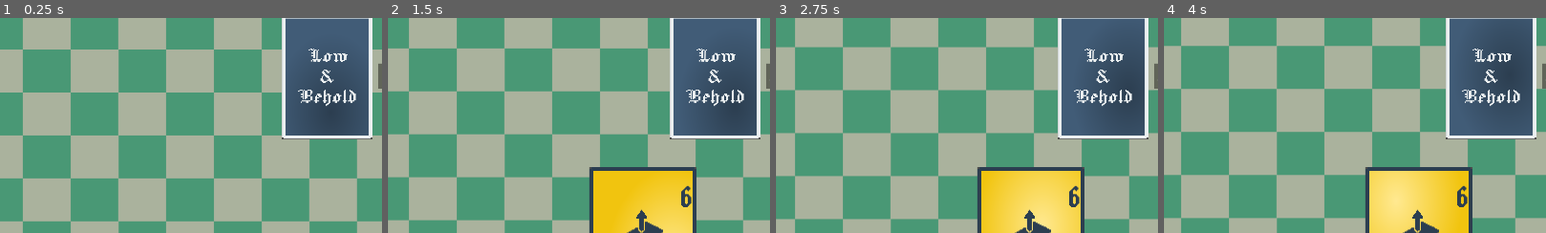
Above: before the commit, frames 1-4 (left to right).
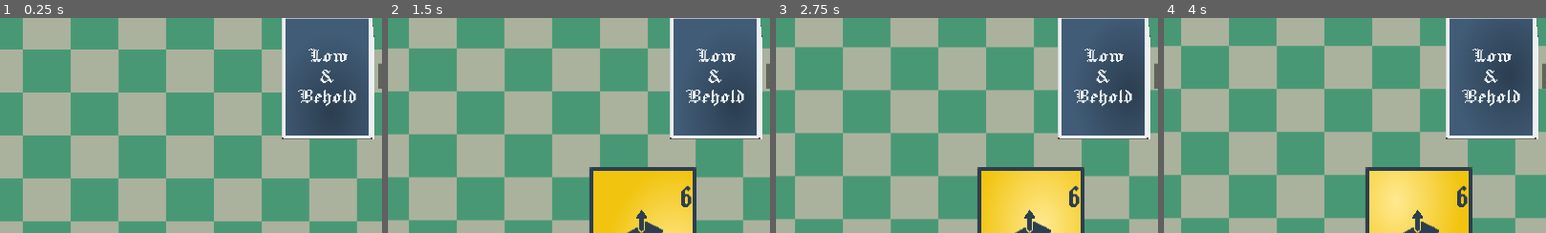
Above: after the commit, the same moments.

Repository: thomisfrank/low_and_behold
Game: Godot game, scene res://scenes/main.tscn
Same seed, same stepped clock (60 frames per second), same inputs: the game is played once before the commit and once after it.
Inputs (mouse positions are % of the whole screen's width and height, from its top left):
- Up to frame 1 (0.25 s): no input
- Up to frame 2 (1.5 s): move the mouse to (54, 56) at 0.52 s; click (54, 56) at 0.67 s; move the mouse to (30, 55) at 1.27 s; click (30, 55) at 1.42 s
- Up to frame 3 (2.75 s): tap Enter at 2 s; move the mouse to (60, 28) at 2.02 s; click (60, 28) at 2.17 s
- Up to frame 4 (4 s): tap Space at 2.75 s; move the mouse to (45, 70) at 2.77 s; click (45, 70) at 2.92 s; tap Enter at 3.5 s; move the mouse to (80, 65) at 3.52 s; click (80, 65) at 3.67 s
The pictures show only the part of the screen within x 10-60%, y 43-93%; the shares and areas given below are measured in that part.

The runs differ from the first frame. In frame 1, 0.3% of the frame differs, in the area x 97-98%, y 3-57%; in frame 2, 0.3%; in frame 3, 0.3%; in frame 4, 0.3%.

Commit message:
Fix deck stack offset positioning
- Fixed cards.tscn to use position-based layout instead of anchors
- Fixed deck.tscn StackLayer nodes to not use anchor positioning
- Added both horizontal and vertical stack offset for realistic stacking
- Signal emission now works correctly with signal.emit() syntax
- Stack positioning debug output shows correct values

Diff:
--- a/scenes/cards.tscn
+++ b/scenes/cards.tscn
@@ -19,13 +19,8 @@
 
 [node name="cards" type="SubViewportContainer"]
 custom_minimum_size = Vector2(540, 740)
-anchors_preset = -1
-anchor_right = 0.28125
-anchor_bottom = 0.6851852
-offset_right = -500.0
-offset_bottom = -700.0
+anchors_preset = 0
 script = ExtResource("1_ucp30")
-metadata/_edit_use_anchors_ = true
 
 [node name="CardsViewport" type="SubViewport" parent="."]
 handle_input_locally = false
--- a/scenes/deck.tscn
+++ b/scenes/deck.tscn
@@ -47,35 +47,27 @@
 
 [node name="StackLayer3" parent="DeckViewport/DeckControl/StackLayers" instance=ExtResource("1")]
 layout_mode = 0
-anchors_preset = 0
-anchor_right = 1.0
-anchor_bottom = 1.0
-offset_right = 0.0
-offset_bottom = 0.0
+offset_right = 540.0
+offset_bottom = 740.0
+metadata/_edit_use_anchors_ = true
 
 [node name="StackLayer2" parent="DeckViewport/DeckControl/StackLayers" instance=ExtResource("1")]
 layout_mode = 0
-anchors_preset = 0
-anchor_right = 1.0
-anchor_bottom = 1.0
-offset_right = 0.0
-offset_bottom = 0.0
+offset_right = 540.0
+offset_bottom = 740.0
+metadata/_edit_use_anchors_ = true
 
 [node name="StackLayer1" parent="DeckViewport/DeckControl/StackLayers" instance=ExtResource("1")]
 layout_mode = 0
-anchors_preset = 0
-anchor_right = 1.0
-anchor_bottom = 1.0
-offset_right = 0.0
-offset_bottom = 0.0
+offset_right = 540.0
+offset_bottom = 740.0
+metadata/_edit_use_anchors_ = true
 
 [node name="TopCard" parent="DeckViewport/DeckControl" instance=ExtResource("1")]
 layout_mode = 0
-anchors_preset = 0
 anchor_right = 2.7
 anchor_bottom = 2.642857
-offset_right = 0.0
-offset_bottom = 0.0
+metadata/_edit_use_anchors_ = true
 
 [node name="CardCount" type="AspectRatioContainer" parent="DeckViewport/DeckControl"]
 layout_mode = 1
--- a/scripts/Deck.gd
+++ b/scripts/Deck.gd
@@ -9,7 +9,8 @@
 @onready var count_label: Label = $DeckViewport/DeckControl/CardCount/CardCountLabel
 
 @export var initial_count: int = 48
-@export var stack_offset: int = 25  # Vertical offset between stacked cards (increased for better visibility when scaled)
+@export var stack_offset: int = 60  # Vertical offset between stacked cards
+@export var stack_x_offset: int = 8  # Small horizontal offset for realistic stacking
 @export_enum("TwoSwap", "TwoDraw", "FourSwap", "FourDraw", "SixSwap", "SixDraw", "EightSwap", "EightDraw", "TenSwap", "TenDraw", "CardBack") var top_card_key: String = "CardBack"
 
 var _count: int = 0
@@ -48,13 +49,18 @@
 	# Create three stacked cards with proper z-indexing and offset
 	for i in range(3):
 		var card = CardScene.instantiate()
-		card.name = "StackLayer%d" % (i + 1)
-		var offset_pos = Vector2(0, i * stack_offset)
-		card.position = offset_pos  # Each card offset below previous
+		var layer_name = "StackLayer%d" % (i + 1)
+		card.name = layer_name
+		# Use both horizontal and vertical offset for realistic stacking (like your Figma mock)
+		var offset_pos = Vector2(i * stack_x_offset, i * stack_offset)
+
+		# Set position directly (scene file now uses position-based layout)
+		card.position = offset_pos
+
 		# Set z-index so bottom cards render behind top cards
 		card.z_index = -(i + 1) * 10  # Bottom card has lowest z-index
 
-		print("[Deck] Creating ", card.name, " at position: ", offset_pos, " with z_index: ", card.z_index)
+		print("[Deck] Creating ", layer_name, " at position: ", offset_pos, " with z_index: ", card.z_index)
 
 		# Ensure stack cards don't block mouse input (SubViewportContainer structure)
 		if card is Control:
@@ -66,8 +72,8 @@
 		stack_layers.add_child(card)
 		card.call_deferred("display", card_back_data)
 
-		# Debug: Check actual position after adding to scene
-		call_deferred("_debug_card_position", card)
+		# Debug: Check actual position and size after adding to scene
+		call_deferred("_debug_card_info", card, layer_name)
 
 	# Set up the top card (draw card)
 	if top_card:
@@ -75,7 +81,11 @@
 	var top = CardScene.instantiate()
 	top.name = "TopCard"
 	top.z_index = 10  # Highest z-index to appear above stack
-	# Allow clicks to pass through to the deck (SubViewportContainer structure)
+
+	# Set position for top card (scene file now uses position-based layout)
+	top.position = Vector2.ZERO  # Centered
+
+	# Configure input handling
 	if top is Control:
 		(top as Control).mouse_filter = Control.MOUSE_FILTER_IGNORE
 		# Also disable input on the SubViewport inside
@@ -83,7 +93,6 @@
 		if top_subviewport and top_subviewport is SubViewport:
 			top_subviewport.gui_disable_input = true
 	add_child(top)
-	top.position = Vector2.ZERO  # Centered
 
 	# Use the selected top card from the dropdown
 	var top_card_data = _load_card_resource(top_card_key)
@@ -91,6 +100,11 @@
 	top_card = top
 
 	print("[Deck] Setup complete, top_card_key=", top_card_key)
+
+	# Debug: Show actual scale information
+	var deck_scale = get_global_transform().get_scale()
+	print("[Deck] Deck global scale: ", deck_scale)
+	print("[Deck] Stack offset (", stack_x_offset, ", ", stack_offset, ") will appear as ~(", stack_x_offset * deck_scale.x, ", ", stack_offset * deck_scale.y, ") pixels on screen")
 
 	# Connect mouse signals for debugging
 	if not is_connected("mouse_entered", Callable(self, "_on_mouse_entered")):
@@ -169,9 +183,15 @@
 		top_card.call_deferred("display", card_data)
 
 # Debug helper to check card positions after they're in the scene tree
-func _debug_card_position(card: Node) -> void:
+func _debug_card_info(card: Node, expected_name: String) -> void:
 	if card and is_instance_valid(card):
-		print("[Deck] ", card.name, " final position: ", card.position, " global_position: ", card.global_position)
+		var size_info = ""
+		var bounds_info = ""
+		if card is Control:
+			var control = card as Control
+			size_info = " size: " + str(control.size)
+			bounds_info = " bounds: " + str(control.get_rect())
+		print("[Deck] ", expected_name, " actual name: '", card.name, "' position: ", card.position, " global_position: ", card.global_position, size_info, bounds_info)
 
 # Change the top card by key name (e.g., "TwoSwap", "FourDraw")
 func set_top_card_by_key(key: String) -> void:
